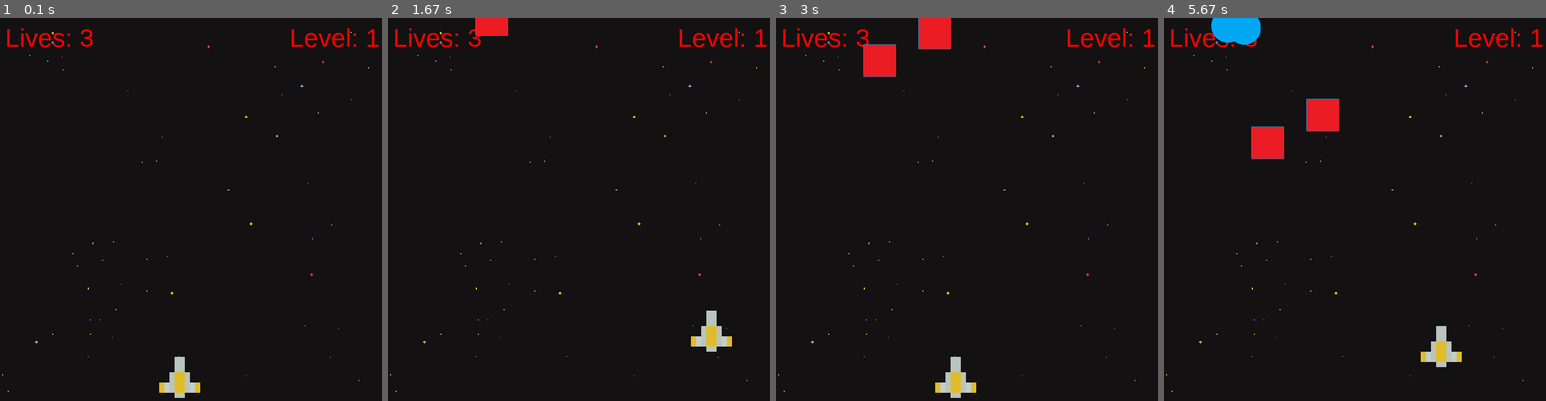
Above: before the commit, frames 1-4 (left to right).
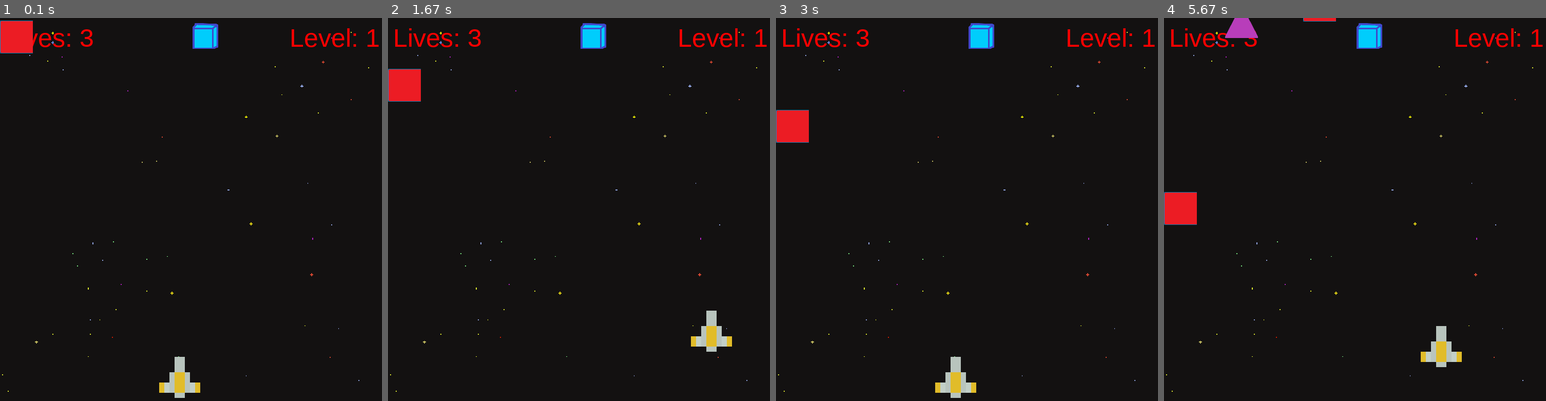
Above: after the commit, the same moments.

Repository: University-Team-Project/Team-Project-Maths-Game
Game: pygame game, started from 3D Model Game.py
Two runs of this game, one before a commit and one after it. Both use one fixed random seed, a clock stepped at 60 frames per second and the inputs below.
Inputs:
- Up to frame 1 (0.1 s): no input
- Up to frame 2 (1.67 s): hold Right 0.33-0.8 s; hold Up 0.83-1.13 s; hold Right 1.17-1.63 s
- Up to frame 3 (3 s): hold Left 1.67-2.2 s; hold Down 2.23-2.53 s; hold Left 2.57-2.97 s
- Up to frame 4 (5.67 s): hold Up 3-3.37 s; hold Right 3.4-4.03 s; hold Down 4.07-4.43 s; hold Left 4.47-4.93 s; hold Right 4.97-5.43 s; hold Up from 5.47 s (still down)

The runs differ from the first frame. In frame 1, 1.2% of the frame differs, in the area x 0-58%, y 0-10%; in frame 2, 1.6%; in frame 3, 2.6%; in frame 4, 3.5%, in the area x 0-58%, y 0-55%.

Commit message:
Implemented stage one of project, shapes now fall from sky, and user is able to move about

Diff:
--- a/3D Model Game.py
+++ b/3D Model Game.py
@@ -20,6 +20,17 @@
 RECTANGLE = pygame.image.load(os.path.join("Assets/shapes", "rectangle.png"))
 CIRCLE = pygame.image.load(os.path.join("Assets/shapes", "circle.png"))
 TRIANGLE = pygame.image.load(os.path.join("Assets/shapes", "triangle.png"))
+
+#Load Models
+CUBE = pygame.transform.scale(pygame.image.load(os.path.join("Assets/models", "cube.png")), (50, 50))
+CUBOID = pygame.transform.scale(pygame.image.load(os.path.join("Assets/models", "cuboid.png")), (50, 50))
+TRI_PRISM = pygame.transform.scale(pygame.image.load(os.path.join("Assets/models", "triangular_prism.png")), (50, 50))
+
+MODEL_MAP = {
+        "cube": (CUBE, {SQUARE, SQUARE, SQUARE, SQUARE, SQUARE, SQUARE}),
+        "cuboid": (CUBOID, {RECTANGLE, RECTANGLE, RECTANGLE, RECTANGLE, RECTANGLE, RECTANGLE}),
+        "triangular_prism": (TRI_PRISM, {TRIANGLE, TRIANGLE, RECTANGLE, RECTANGLE, RECTANGLE})
+    }
 
 #player ship
 PLAYER_SHIP = pygame.image.load(os.path.join("Assets/ships", "pixel_ship_yellow.png"))
@@ -77,18 +88,36 @@
         self.y += vel
 
 
+class Laser:
+    def __init__(self, x, y, laser):
+        self.x = x
+        self.y = y
+        self.laser_img = laser
+
+    def draw(self, window):
+        window.blit(self.laser_img, (self.x, self.y))
+
+def collide(obj1, obj2):
+    offset_x = obj2.x - obj1.x
+    offset_y = obj2.y - obj1.y
+    return obj1.mask.overlap(obj2.mask, (offset_x, offset_y)) != None
+
 def main():
     running = True
     fps = 60
-    lost = False
+    main_font = pygame.font.SysFont("arial", 50)
+    lost_font = pygame.font.SysFont("arial", 60)
+    round = 1
     level = 0
     lives = 3
-    main_font = pygame.font.SysFont("arial", 50)
+    lost = False
+    win = True
+    won_round = False
+    model, model_shapes = MODEL_MAP[random.choice(["cube", "cuboid", "triangular_prism"])]
     enemies = []
     wave_length = 5
     enemy_vel = 1
     player_vel = 5
-    boundaries = [0, WIDTH, 0, HEIGHT * 0.25]
     player = Player(300, 650)
 
     clock = pygame.time.Clock()
@@ -101,9 +130,11 @@
         levels_label = main_font.render(f"Level: {level}", 1, (255, 0, 0))
 
         WIN.blit(lives_label, (10, 10))
+        WIN.blit(model, (WIDTH/2, 10))
         WIN.blit(levels_label, (WIDTH - levels_label.get_width() - 10, 10))
-        for enemy in enemies:
-            enemy.draw(WIN)
+
+        for e in enemies:
+            e.draw(WIN)
         player.draw(WIN)
         pygame.display.update()
 
@@ -113,18 +144,46 @@
         if lives <= 0 or player.health <= 0:
             lost = True
 
+        if won_round:
+            if round > 3:
+                win = True
+            else:
+                model, model_shapes = MODEL_MAP[random.choice(["cube", "cuboid", "triangular_prism"])]
+                round += 1
+
+            won_round = False
 
         # TODO: Need to add in functionality when user reaches no lost state
         if lost:
-            pass
+            lost_label = lost_font.render("Game Over", 1, (255, 255, 255))
+            WIN.blit(lost_label, (WIDTH/2 - lost_label.get_width()/2, 350))
 
         # TODO: Need to make sure that if the user selects the wrong shape then they lose life
         if len(enemies) == 0:
-            level += 1
-            wave_length +=5
-            for i in range(wave_length):
-                enemy = Enemy(random.randrange(50, WIDTH-100), random.randrange(-1500, - 100), random.choice(["square", "rectangle", "circle", "triangle"]))
-                enemies.append(enemy)
+            if level <= 2:
+                level += 1
+                wave_length += 5
+                height = 0
+                width = 0
+                for i in range(wave_length):
+                    for e in enemies:
+                        while True:
+                            height = random.randrange(-1500, - 100)
+                            width = random.randrange(50, WIDTH - 100)
+                            new_rect = pygame.Rect(width, height, e.get_width(), e.get_height())
+
+                            if not any(enmey for enmey in enemies if
+                                       new_rect.colliderect(enmey.x, enmey.y, enmey.get_width(),enmey.get_height())):
+                                break
+
+                    enemy = Enemy(width, height, random.choice(["square", "rectangle", "circle", "triangle"]))
+                    enemies.append(enemy)
+            else:
+                won_round = True
+                level = 0
+                wave_length = 5
+
+
 
         # Event Checker
         for event in pygame.event.get():
@@ -145,10 +204,14 @@
         if keys[pygame.K_DOWN] and player.y + player_vel + player.get_height() < HEIGHT:
             player.y += player_vel
 
+
+
         for enemy in list(enemies):
             enemy.move(enemy_vel)
+            if enemy.y + enemy.get_height() > HEIGHT and enemy.character_img in model_shapes:
+                lives -= 1
+
             if enemy.y + enemy.get_height() > HEIGHT:
-                lives -= 1
                 enemies.remove(enemy)
 
         redraw_window()
Binary file added: Assets/models/cube.png
Binary file added: Assets/models/cuboid.png
Binary file added: Assets/models/triangular_prism.png
